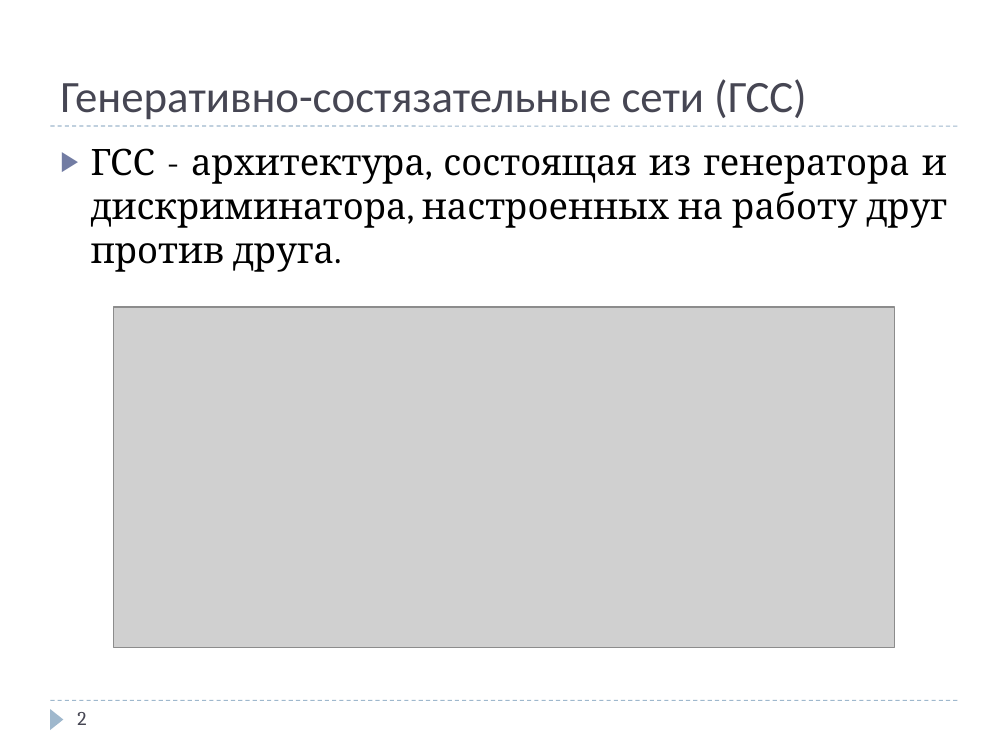
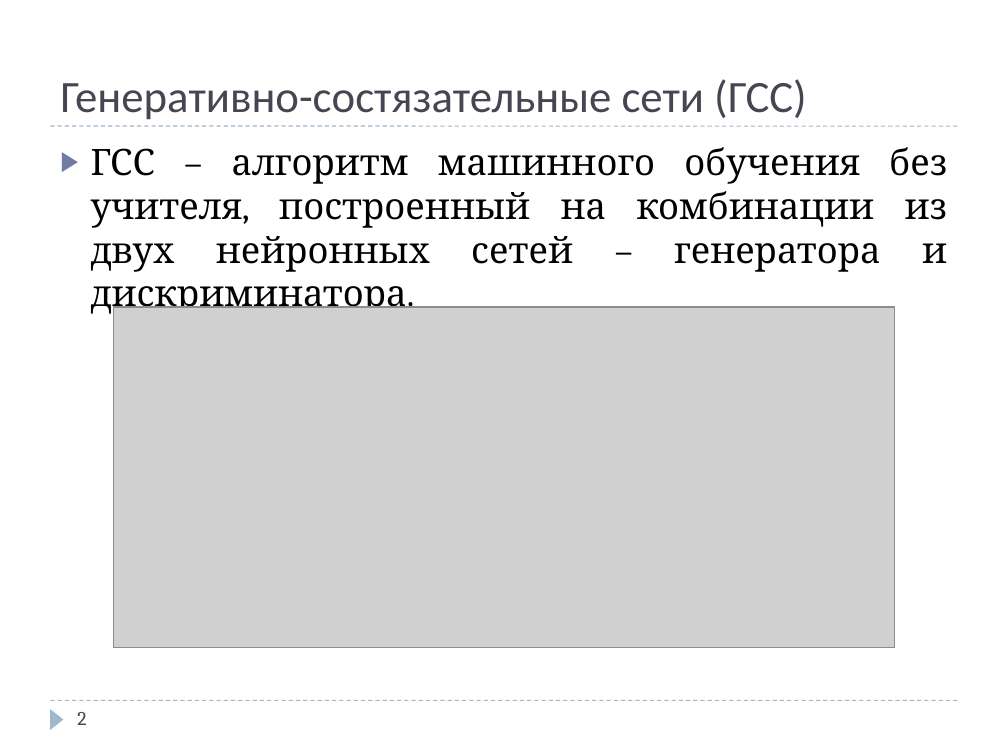
Before and after one commit to Ppasha9/ganfasttraining, a slide deck: slide 2 of presentations/FastGanTraining_Denisov_Pavel.pptx. Drawn at 1008x756 pixels with LibreOffice and Linux fonts; fonts in the diff are those of the drawing; grey boxes stand for pictures. Boxes give left, top, right and bottom in pixels: in the first picture for what was removed or moved away, otherwise in the second. Text is boxed around its words. In the diff, an @@ line names an element or a change of style, - is before the commit and + after.

```diff
--- a/presentations/FastGanTraining_Denisov_Pavel.pptx
+++ b/presentations/FastGanTraining_Denisov_Pavel.pptx
@@ text at (x1=91, y1=147, x2=947, y2=317): text changed @@
-▶ ГСС - архитектура, состоящая из генератора и дискриминатора, настроенных на работу друг против друга.
+▶ ГСС – алгоритм машинного обучения без учителя, построенный на комбинации из двух нейронных сетей – генератора и дискриминатора.
```
Also in this commit, not shown: 2 other slides changed, 2 slides added, 1 slide removed, 2 other files.
